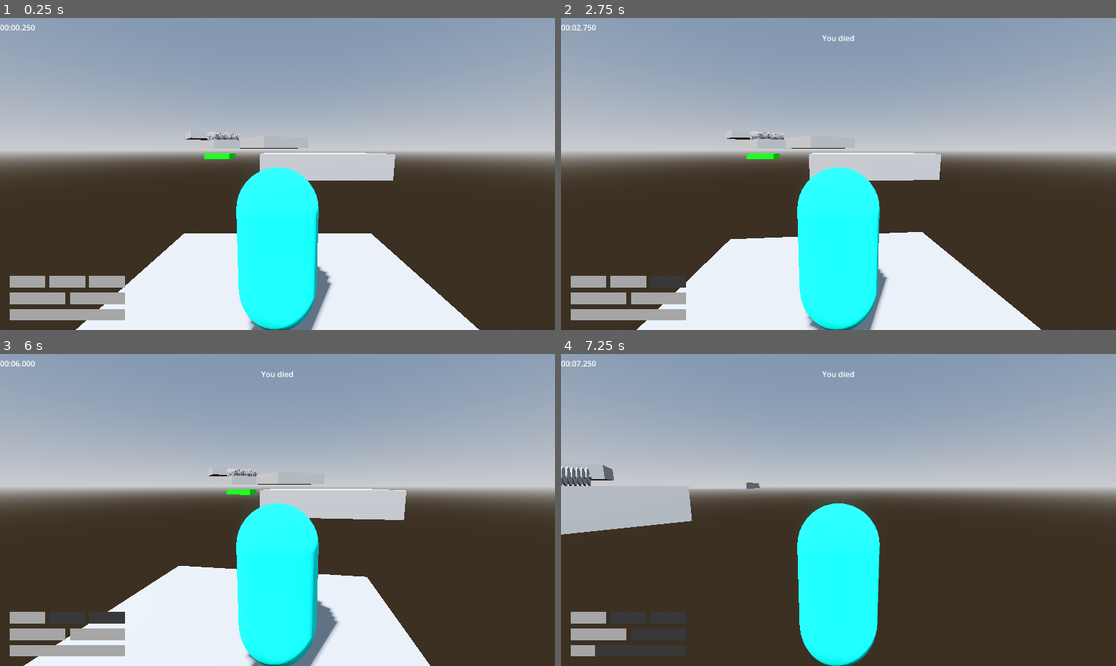
Above: before the commit, frames 1-4 (two rows, left to right).
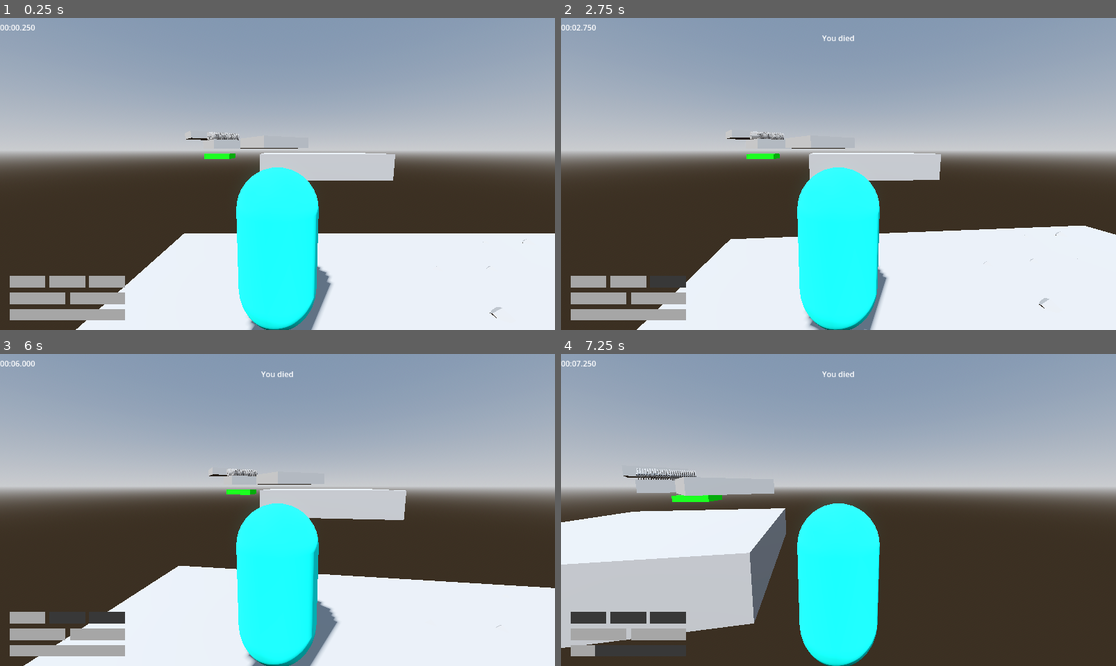
Above: after the commit, the same moments.

Repository: jpvds1/DDJD
Game: Godot game, scene res://scenes/levels/level_1.tscn
Two runs of this game, one before a commit and one after it. Both use one fixed random seed, a clock stepped at 60 frames per second and the inputs below.
Inputs (mouse positions are in pixels of both pictures, inside the frame that each line leads up to):
- Up to frame 1 (0.25 s): no input
- Up to frame 2 (2.75 s): tap Enter at 0.5 s; move the mouse to (866, 174) at 0.52 s; hold W (move_forwards) from 0.53 s (still down); tap Q (dash) at 0.6, 2.1 s; tap Space (jump) at 0.77, 1.52 s; move the mouse to (810, 174) at 1.27 s; tap Shift (sprint) at 1.35 s; move the mouse to (849, 167) at 2.02 s
- Up to frame 3 (6 s): move the mouse to (271, 516) at 2.77 s; tap Shift (sprint) at 2.85, 4.35, 5.85 s; tap Space (jump) at 3.02, 3.77, 4.52 s; move the mouse to (316, 513) at 3.52 s; tap Q (dash) at 3.6, 5.1 s; move the mouse to (233, 506) at 4.27 s; move the mouse to (283, 510) at 5.02 s; move the mouse to (255, 503) at 5.77 s; release W (move_forwards) at 5.78 s; hold D (move_right) from 5.78 s (still down)
- Up to frame 4 (7.25 s): tap Space (jump) at 6.02, 6.77 s; move the mouse to (866, 510) at 6.52 s; release D (move_right) at 6.53 s; hold W (move_forwards) from 6.53 s (still down); tap Q (dash) at 6.6 s

The runs differ from the first frame. In frame 1, 7.2% of the frame differs, in the area x 66-100%, y 69-100%; in frame 2, 7.9%; in frame 3, 7.4%; in frame 4, 17%, in the area x 0-41%, y 35-95%.

Commit message:
feat: Spike Trap

Diff:
--- /dev/null
+++ b/platformer-game/scenes/building_materials/spike_trap.tscn
@@ -0,0 +1,383 @@
+[gd_scene format=3 uid="uid://cyw8iqn0l8uak"]
+
+[ext_resource type="Script" uid="uid://bhhon1yl4wbed" path="res://scripts/systems/spikes.gd" id="1_7r28n"]
+[ext_resource type="PackedScene" uid="uid://dcgfprowomfpv" path="res://scenes/building_materials/killzone.tscn" id="2_yoovt"]
+
+[sub_resource type="Animation" id="Animation_gwvym"]
+tracks/0/type = "value"
+tracks/0/imported = false
+tracks/0/enabled = true
+tracks/0/path = NodePath("Spikes:position")
+tracks/0/interp = 1
+tracks/0/loop_wrap = true
+tracks/0/keys = {
+"times": PackedFloat32Array(0),
+"transitions": PackedFloat32Array(1),
+"update": 0,
+"values": [Vector3(0, -0.9, 0)]
+}
+tracks/1/type = "value"
+tracks/1/imported = false
+tracks/1/enabled = true
+tracks/1/path = NodePath("Killzone/CollisionShape3D:disabled")
+tracks/1/interp = 1
+tracks/1/loop_wrap = true
+tracks/1/keys = {
+"times": PackedFloat32Array(0),
+"transitions": PackedFloat32Array(1),
+"update": 1,
+"values": [true]
+}
+
+[sub_resource type="Animation" id="Animation_ip6ng"]
+resource_name = "hidden"
+tracks/0/type = "value"
+tracks/0/imported = false
+tracks/0/enabled = true
+tracks/0/path = NodePath("Spikes:position")
+tracks/0/interp = 1
+tracks/0/loop_wrap = true
+tracks/0/keys = {
+"times": PackedFloat32Array(0, 0.3),
+"transitions": PackedFloat32Array(1, 1),
+"update": 0,
+"values": [Vector3(0, 1, 0), Vector3(0, -0.9, 0)]
+}
+tracks/1/type = "value"
+tracks/1/imported = false
+tracks/1/enabled = true
+tracks/1/path = NodePath("Killzone/CollisionShape3D:disabled")
+tracks/1/interp = 1
+tracks/1/loop_wrap = true
+tracks/1/keys = {
+"times": PackedFloat32Array(0.3),
+"transitions": PackedFloat32Array(1),
+"update": 1,
+"values": [true]
+}
+
+[sub_resource type="Animation" id="Animation_28sxf"]
+resource_name = "out"
+length = 0.16666667
+tracks/0/type = "value"
+tracks/0/imported = false
+tracks/0/enabled = true
+tracks/0/path = NodePath("Spikes:position")
+tracks/0/interp = 1
+tracks/0/loop_wrap = true
+tracks/0/keys = {
+"times": PackedFloat32Array(0, 0.033333335),
+"transitions": PackedFloat32Array(1, 1),
+"update": 0,
+"values": [Vector3(0, -0.9, 0), Vector3(0, 1, 0)]
+}
+tracks/1/type = "value"
+tracks/1/imported = false
+tracks/1/enabled = true
+tracks/1/path = NodePath("Killzone/CollisionShape3D:disabled")
+tracks/1/interp = 1
+tracks/1/loop_wrap = true
+tracks/1/keys = {
+"times": PackedFloat32Array(0.033333335),
+"transitions": PackedFloat32Array(1),
+"update": 1,
+"values": [false]
+}
+
+[sub_resource type="AnimationLibrary" id="AnimationLibrary_o3rhm"]
+_data = {
+&"RESET": SubResource("Animation_gwvym"),
+&"hidden": SubResource("Animation_ip6ng"),
+&"out": SubResource("Animation_28sxf")
+}
+
+[sub_resource type="BoxShape3D" id="BoxShape3D_5kh0s"]
+size = Vector3(4.3356934, 2.2653809, 4.4091797)
+
+[sub_resource type="BoxShape3D" id="BoxShape3D_8vay1"]
+size = Vector3(5, 3, 5)
+
+[node name="SpikeTrap" type="Node3D" unique_id=1853223367]
+script = ExtResource("1_7r28n")
+
+[node name="CSGBox3D" type="CSGBox3D" parent="." unique_id=1815558821]
+transform = Transform3D(1, 0, 0, 0, 1, 0, 0, 0, 1, 0, -0.025, 0)
+size = Vector3(5, 0.05, 5)
+
+[node name="Spikes" type="CSGCombiner3D" parent="." unique_id=618709660]
+transform = Transform3D(1, 0, 0, 0, 1, 0, 0, 0, 1, 0, -0.9, 0)
+
+[node name="Spike" type="CSGCombiner3D" parent="Spikes" unique_id=1276575822]
+transform = Transform3D(1, 0, 0, 0, 1, 0, 0, 0, 1, 0, -0.15980995, 0)
+
+[node name="CSGCylinder3D" type="CSGCylinder3D" parent="Spikes/Spike" unique_id=1627233587]
+radius = 0.05
+
+[node name="CSGBox3D2" type="CSGBox3D" parent="Spikes/Spike" unique_id=1968047652]
+transform = Transform3D(0.40177774, -0.8129748, -0.42148104, 0.5820452, 0.5820452, -0.5678436, 0.7069637, -0.017174121, 0.70704097, 0, 1, 0)
+size = Vector3(0.15, 0.15, 0.15)
+
+[node name="Spike22" type="CSGCombiner3D" parent="Spikes" unique_id=533173729]
+transform = Transform3D(1, 0, 0, 0, 1, 0, 0, 0, 1, 1, -0.28637743, 0)
+
+[node name="CSGCylinder3D" type="CSGCylinder3D" parent="Spikes/Spike22" unique_id=1534019833]
+radius = 0.05
+
+[node name="CSGBox3D2" type="CSGBox3D" parent="Spikes/Spike22" unique_id=1016499095]
+transform = Transform3D(0.40177774, -0.8129748, -0.42148104, 0.5820452, 0.5820452, -0.5678436, 0.7069637, -0.017174121, 0.70704097, 0, 1, 0)
+size = Vector3(0.15, 0.15, 0.15)
+
+[node name="Spike23" type="CSGCombiner3D" parent="Spikes" unique_id=944384829]
+transform = Transform3D(1, 0, 0, 0, 1, 0, 0, 0, 1, 2, -0.10345185, 0)
+
+[node name="CSGCylinder3D" type="CSGCylinder3D" parent="Spikes/Spike23" unique_id=1052182215]
+radius = 0.05
+
+[node name="CSGBox3D2" type="CSGBox3D" parent="Spikes/Spike23" unique_id=1941406819]
+transform = Transform3D(0.40177774, -0.8129748, -0.42148104, 0.5820452, 0.5820452, -0.5678436, 0.7069637, -0.017174121, 0.70704097, 0, 1, 0)
+size = Vector3(0.15, 0.15, 0.15)
+
+[node name="Spike24" type="CSGCombiner3D" parent="Spikes" unique_id=1643220386]
+transform = Transform3D(1, 0, 0, 0, 1, 0, 0, 0, 1, -1, -0.363809, 0)
+
+[node name="CSGCylinder3D" type="CSGCylinder3D" parent="Spikes/Spike24" unique_id=195515746]
+radius = 0.05
+
+[node name="CSGBox3D2" type="CSGBox3D" parent="Spikes/Spike24" unique_id=1203444088]
+transform = Transform3D(0.40177774, -0.8129748, -0.42148104, 0.5820452, 0.5820452, -0.5678436, 0.7069637, -0.017174121, 0.70704097, 0, 1, 0)
+size = Vector3(0.15, 0.15, 0.15)
+
+[node name="Spike25" type="CSGCombiner3D" parent="Spikes" unique_id=1869253195]
+transform = Transform3D(1, 0, 0, 0, 1, 0, 0, 0, 1, -2, -0.3656671, 0)
+
+[node name="CSGCylinder3D" type="CSGCylinder3D" parent="Spikes/Spike25" unique_id=1607648659]
+radius = 0.05
+
+[node name="CSGBox3D2" type="CSGBox3D" parent="Spikes/Spike25" unique_id=387531258]
+transform = Transform3D(0.40177774, -0.8129748, -0.42148104, 0.5820452, 0.5820452, -0.5678436, 0.7069637, -0.017174121, 0.70704097, 0, 1, 0)
+size = Vector3(0.15, 0.15, 0.15)
+
+[node name="Spike2" type="CSGCombiner3D" parent="Spikes" unique_id=650740657]
+transform = Transform3D(1, 0, 0, 0, 1, 0, 0, 0, 1, 0, -0.21958351, 1)
+
+[node name="CSGCylinder3D" type="CSGCylinder3D" parent="Spikes/Spike2" unique_id=833663505]
+radius = 0.05
+
+[node name="CSGBox3D2" type="CSGBox3D" parent="Spikes/Spike2" unique_id=762731506]
+transform = Transform3D(0.40177774, -0.8129748, -0.42148104, 0.5820452, 0.5820452, -0.5678436, 0.7069637, -0.017174121, 0.70704097, 0, 1, 0)
+size = Vector3(0.15, 0.15, 0.15)
+
+[node name="Spike18" type="CSGCombiner3D" parent="Spikes" unique_id=2062329083]
+transform = Transform3D(1, 0, 0, 0, 1, 0, 0, 0, 1, 1, -0.1625042, 1)
+
+[node name="CSGCylinder3D" type="CSGCylinder3D" parent="Spikes/Spike18" unique_id=903187702]
+radius = 0.05
+
+[node name="CSGBox3D2" type="CSGBox3D" parent="Spikes/Spike18" unique_id=528257618]
+transform = Transform3D(0.40177774, -0.8129748, -0.42148104, 0.5820452, 0.5820452, -0.5678436, 0.7069637, -0.017174121, 0.70704097, 0, 1, 0)
+size = Vector3(0.15, 0.15, 0.15)
+
+[node name="Spike19" type="CSGCombiner3D" parent="Spikes" unique_id=2107721191]
+transform = Transform3D(1, 0, 0, 0, 1, 0, 0, 0, 1, 2, -0.16391873, 1)
+
+[node name="CSGCylinder3D" type="CSGCylinder3D" parent="Spikes/Spike19" unique_id=248704205]
+radius = 0.05
+
+[node name="CSGBox3D2" type="CSGBox3D" parent="Spikes/Spike19" unique_id=1901068807]
+transform = Transform3D(0.40177774, -0.8129748, -0.42148104, 0.5820452, 0.5820452, -0.5678436, 0.7069637, -0.017174121, 0.70704097, 0, 1, 0)
+size = Vector3(0.15, 0.15, 0.15)
+
+[node name="Spike20" type="CSGCombiner3D" parent="Spikes" unique_id=1987423633]
+transform = Transform3D(1, 0, 0, 0, 1, 0, 0, 0, 1, -1, -0.30887604, 1)
+
+[node name="CSGCylinder3D" type="CSGCylinder3D" parent="Spikes/Spike20" unique_id=170211112]
+radius = 0.05
+
+[node name="CSGBox3D2" type="CSGBox3D" parent="Spikes/Spike20" unique_id=674459574]
+transform = Transform3D(0.40177774, -0.8129748, -0.42148104, 0.5820452, 0.5820452, -0.5678436, 0.7069637, -0.017174121, 0.70704097, 0, 1, 0)
+size = Vector3(0.15, 0.15, 0.15)
+
+[node name="Spike21" type="CSGCombiner3D" parent="Spikes" unique_id=77659798]
+transform = Transform3D(1, 0, 0, 0, 1, 0, 0, 0, 1, -2, -0.115429044, 1)
+
+[node name="CSGCylinder3D" type="CSGCylinder3D" parent="Spikes/Spike21" unique_id=477953337]
+radius = 0.05
+
+[node name="CSGBox3D2" type="CSGBox3D" parent="Spikes/Spike21" unique_id=3703550]
+transform = Transform3D(0.40177774, -0.8129748, -0.42148104, 0.5820452, 0.5820452, -0.5678436, 0.7069637, -0.017174121, 0.70704097, 0, 1, 0)
+size = Vector3(0.15, 0.15, 0.15)
+
+[node name="Spike3" type="CSGCombiner3D" parent="Spikes" unique_id=1336720588]
+transform = Transform3D(1, 0, 0, 0, 1, 0, 0, 0, 1, 0, -0.17662156, 2)
+
+[node name="CSGCylinder3D" type="CSGCylinder3D" parent="Spikes/Spike3" unique_id=495427885]
+radius = 0.05
+
+[node name="CSGBox3D2" type="CSGBox3D" parent="Spikes/Spike3" unique_id=1812072300]
+transform = Transform3D(0.40177774, -0.8129748, -0.42148104, 0.5820452, 0.5820452, -0.5678436, 0.7069637, -0.017174121, 0.70704097, 0, 1, 0)
+size = Vector3(0.15, 0.15, 0.15)
+
+[node name="Spike14" type="CSGCombiner3D" parent="Spikes" unique_id=917667891]
+transform = Transform3D(1, 0, 0, 0, 1, 0, 0, 0, 1, 1, -0.29075575, 2)
+
+[node name="CSGCylinder3D" type="CSGCylinder3D" parent="Spikes/Spike14" unique_id=499315808]
+radius = 0.05
+
+[node name="CSGBox3D2" type="CSGBox3D" parent="Spikes/Spike14" unique_id=608694765]
+transform = Transform3D(0.40177774, -0.8129748, -0.42148104, 0.5820452, 0.5820452, -0.5678436, 0.7069637, -0.017174121, 0.70704097, 0, 1, 0)
+size = Vector3(0.15, 0.15, 0.15)
+
+[node name="Spike15" type="CSGCombiner3D" parent="Spikes" unique_id=1732403017]
+transform = Transform3D(1, 0, 0, 0, 1, 0, 0, 0, 1, 2, -0.28974032, 2)
+
+[node name="CSGCylinder3D" type="CSGCylinder3D" parent="Spikes/Spike15" unique_id=1974243696]
+radius = 0.05
+
+[node name="CSGBox3D2" type="CSGBox3D" parent="Spikes/Spike15" unique_id=391066402]
+transform = Transform3D(0.40177774, -0.8129748, -0.42148104, 0.5820452, 0.5820452, -0.5678436, 0.7069637, -0.017174121, 0.70704097, 0, 1, 0)
+size = Vector3(0.15, 0.15, 0.15)
+
+[node name="Spike16" type="CSGCombiner3D" parent="Spikes" unique_id=1574536271]
+transform = Transform3D(1, 0, 0, 0, 1, 0, 0, 0, 1, -1, -0.1283133, 2)
+
+[node name="CSGCylinder3D" type="CSGCylinder3D" parent="Spikes/Spike16" unique_id=1631121801]
+radius = 0.05
+
+[node name="CSGBox3D2" type="CSGBox3D" parent="Spikes/Spike16" unique_id=181261503]
+transform = Transform3D(0.40177774, -0.8129748, -0.42148104, 0.5820452, 0.5820452, -0.5678436, 0.7069637, -0.017174121, 0.70704097, 0, 1, 0)
+size = Vector3(0.15, 0.15, 0.15)
+
+[node name="Spike17" type="CSGCombiner3D" parent="Spikes" unique_id=2041717018]
+transform = Transform3D(1, 0, 0, 0, 1, 0, 0, 0, 1, -2, -0.3401506, 2)
+
+[node name="CSGCylinder3D" type="CSGCylinder3D" parent="Spikes/Spike17" unique_id=1369262609]
+radius = 0.05
+
+[node name="CSGBox3D2" type="CSGBox3D" parent="Spikes/Spike17" unique_id=993861167]
+transform = Transform3D(0.40177774, -0.8129748, -0.42148104, 0.5820452, 0.5820452, -0.5678436, 0.7069637, -0.017174121, 0.70704097, 0, 1, 0)
+size = Vector3(0.15, 0.15, 0.15)
+
+[node name="Spike4" type="CSGCombiner3D" parent="Spikes" unique_id=1884493195]
+transform = Transform3D(1, 0, 0, 0, 1, 0, 0, 0, 1, 0, -0.11307907, -1)
+
+[node name="CSGCylinder3D" type="CSGCylinder3D" parent="Spikes/Spike4" unique_id=1889808710]
+radius = 0.05
+
+[node name="CSGBox3D2" type="CSGBox3D" parent="Spikes/Spike4" unique_id=841355935]
+transform = Transform3D(0.40177774, -0.8129748, -0.42148104, 0.5820452, 0.5820452, -0.5678436, 0.7069637, -0.017174121, 0.70704097, 0, 1, 0)
+size = Vector3(0.15, 0.15, 0.15)
+
+[node name="Spike10" type="CSGCombiner3D" parent="Spikes" unique_id=62070884]
+transform = Transform3D(1, 0, 0, 0, 1, 0, 0, 0, 1, 1, -0.27845776, -1)
+
+[node name="CSGCylinder3D" type="CSGCylinder3D" parent="Spikes/Spike10" unique_id=667354739]
+radius = 0.05
+
+[node name="CSGBox3D2" type="CSGBox3D" parent="Spikes/Spike10" unique_id=1769547440]
+transform = Transform3D(0.40177774, -0.8129748, -0.42148104, 0.5820452, 0.5820452, -0.5678436, 0.7069637, -0.017174121, 0.70704097, 0, 1, 0)
+size = Vector3(0.15, 0.15, 0.15)
+
+[node name="Spike11" type="CSGCombiner3D" parent="Spikes" unique_id=1880308865]
+transform = Transform3D(1, 0, 0, 0, 1, 0, 0, 0, 1, 2, -0.290545, -1)
+
+[node name="CSGCylinder3D" type="CSGCylinder3D" parent="Spikes/Spike11" unique_id=284226196]
+radius = 0.05
+
+[node name="CSGBox3D2" type="CSGBox3D" parent="Spikes/Spike11" unique_id=1771072355]
+transform = Transform3D(0.40177774, -0.8129748, -0.42148104, 0.5820452, 0.5820452, -0.5678436, 0.7069637, -0.017174121, 0.70704097, 0, 1, 0)
+size = Vector3(0.15, 0.15, 0.15)
+
+[node name="Spike12" type="CSGCombiner3D" parent="Spikes" unique_id=1467276744]
+transform = Transform3D(1, 0, 0, 0, 1, 0, 0, 0, 1, -1, -0.16616488, -1)
+
+[node name="CSGCylinder3D" type="CSGCylinder3D" parent="Spikes/Spike12" unique_id=529884300]
+radius = 0.05
+
+[node name="CSGBox3D2" type="CSGBox3D" parent="Spikes/Spike12" unique_id=96694064]
+transform = Transform3D(0.40177774, -0.8129748, -0.42148104, 0.5820452, 0.5820452, -0.5678436, 0.7069637, -0.017174121, 0.70704097, 0, 1, 0)
+size = Vector3(0.15, 0.15, 0.15)
+
+[node name="Spike13" type="CSGCombiner3D" parent="Spikes" unique_id=1603353154]
+transform = Transform3D(1, 0, 0, 0, 1, 0, 0, 0, 1, -2, -0.47050762, -1)
+
+[node name="CSGCylinder3D" type="CSGCylinder3D" parent="Spikes/Spike13" unique_id=1815287058]
+radius = 0.05
+
+[node name="CSGBox3D2" type="CSGBox3D" parent="Spikes/Spike13" unique_id=1609846756]
+transform = Transform3D(0.40177774, -0.8129748, -0.42148104, 0.5820452, 0.5820452, -0.5678436, 0.7069637, -0.017174121, 0.70704097, 0, 1, 0)
+size = Vector3(0.15, 0.15, 0.15)
+
+[node name="Spike5" type="CSGCombiner3D" parent="Spikes" unique_id=1004330273]
+transform = Transform3D(1, 0, 0, 0, 1, 0, 0, 0, 1, 0, -0.32567334, -2)
+
+[node name="CSGCylinder3D" type="CSGCylinder3D" parent="Spikes/Spike5" unique_id=961551854]
+radius = 0.05
+
+[node name="CSGBox3D2" type="CSGBox3D" parent="Spikes/Spike5" unique_id=897348960]
+transform = Transform3D(0.40177774, -0.8129748, -0.42148104, 0.5820452, 0.5820452, -0.5678436, 0.7069637, -0.017174121, 0.70704097, 0, 1, 0)
+size = Vector3(0.15, 0.15, 0.15)
+
+[node name="Spike6" type="CSGCombiner3D" parent="Spikes" unique_id=977146708]
+transform = Transform3D(1, 0, 0, 0, 1, 0, 0, 0, 1, 1, -0.18041027, -2)
+
+[node name="CSGCylinder3D" type="CSGCylinder3D" parent="Spikes/Spike6" unique_id=1462650922]
+radius = 0.05
+
+[node name="CSGBox3D2" type="CSGBox3D" parent="Spikes/Spike6" unique_id=2096959957]
+transform = Transform3D(0.40177774, -0.8129748, -0.42148104, 0.5820452, 0.5820452, -0.5678436, 0.7069637, -0.017174121, 0.70704097, 0, 1, 0)
+size = Vector3(0.15, 0.15, 0.15)
+
+[node name="Spike7" type="CSGCombiner3D" parent="Spikes" unique_id=710760235]
+transform = Transform3D(1, 0, 0, 0, 1, 0, 0, 0, 1, 2, -0.13748324, -2)
+
+[node name="CSGCylinder3D" type="CSGCylinder3D" parent="Spikes/Spike7" unique_id=245208428]
+radius = 0.05
+
+[node name="CSGBox3D2" type="CSGBox3D" parent="Spikes/Spike7" unique_id=225040919]
+transform = Transform3D(0.40177774, -0.8129748, -0.42148104, 0.5820452, 0.5820452, -0.5678436, 0.7069637, -0.017174121, 0.70704097, 0, 1, 0)
+size = Vector3(0.15, 0.15, 0.15)
+
+[node name="Spike8" type="CSGCombiner3D" parent="Spikes" unique_id=2055965521]
+transform = Transform3D(1, 0, 0, 0, 1, 0, 0, 0, 1, -1, -0.17522562, -2)
+
+[node name="CSGCylinder3D" type="CSGCylinder3D" parent="Spikes/Spike8" unique_id=111044450]
+radius = 0.05
+
+[node name="CSGBox3D2" type="CSGBox3D" parent="Spikes/Spike8" unique_id=2146681897]
+transform = Transform3D(0.40177774, -0.8129748, -0.42148104, 0.5820452, 0.5820452, -0.5678436, 0.7069637, -0.017174121, 0.70704097, 0, 1, 0)
+size = Vector3(0.15, 0.15, 0.15)
+
+[node name="Spike9" type="CSGCombiner3D" parent="Spikes" unique_id=1563181571]
+transform = Transform3D(1, 0, 0, 0, 1, 0, 0, 0, 1, -2, -0.35909247, -2)
+
+[node name="CSGCylinder3D" type="CSGCylinder3D" parent="Spikes/Spike9" unique_id=1737579386]
+radius = 0.05
+
+[node name="CSGBox3D2" type="CSGBox3D" parent="Spikes/Spike9" unique_id=613914829]
+transform = Transform3D(0.40177774, -0.8129748, -0.42148104, 0.5820452, 0.5820452, -0.5678436, 0.7069637, -0.017174121, 0.70704097, 0, 1, 0)
+size = Vector3(0.15, 0.15, 0.15)
+
+[node name="AnimationPlayer" type="AnimationPlayer" parent="." unique_id=117813436]
+libraries/ = SubResource("AnimationLibrary_o3rhm")
+autoplay = &"RESET"
+
+[node name="Killzone" parent="." unique_id=767733067 instance=ExtResource("2_yoovt")]
+
+[node name="CollisionShape3D" parent="Killzone" index="0" unique_id=1440156319]
+transform = Transform3D(1, 0, 0, 0, 1, 0, 0, 0, 1, 0, 0.9044311, 0)
+shape = SubResource("BoxShape3D_5kh0s")
+disabled = true
+
+[node name="Area3D" type="Area3D" parent="." unique_id=6817124]
+
+[node name="CollisionShape3D" type="CollisionShape3D" parent="Area3D" unique_id=781619554]
+transform = Transform3D(1, 0, 0, 0, 1, 0, 0, 0, 1, 0, 1.5, 0)
+shape = SubResource("BoxShape3D_8vay1")
+
+[node name="RetractTimer" type="Timer" parent="." unique_id=843585029]
+wait_time = 5.0
+
+[connection signal="body_entered" from="Area3D" to="." method="_on_area_3d_body_entered"]
+[connection signal="timeout" from="RetractTimer" to="." method="_on_retract_timer_timeout"]
+
+[editable path="Killzone"]
--- a/platformer-game/scenes/levels/level_1.tscn
+++ b/platformer-game/scenes/levels/level_1.tscn
@@ -7,6 +7,7 @@
 [ext_resource type="PackedScene" uid="uid://dy8jnv2byaaoj" path="res://scenes/ui/main_UI.tscn" id="5_6761a"]
 [ext_resource type="PackedScene" uid="uid://bhr3nup1cprgt" path="res://scenes/building_materials/end_platform.tscn" id="5_sk5k4"]
 [ext_resource type="PackedScene" uid="uid://csjbg210nkp6l" path="res://scenes/building_materials/saw_group.tscn" id="7_oc4kc"]
+[ext_resource type="PackedScene" uid="uid://cyw8iqn0l8uak" path="res://scenes/building_materials/spike_trap.tscn" id="8_s8va5"]
 
 [sub_resource type="ProceduralSkyMaterial" id="ProceduralSkyMaterial_64t6i"]
 sky_horizon_color = Color(0.66224277, 0.6717428, 0.6867428, 1)
@@ -42,6 +43,11 @@
 [node name="CSGBox3D" type="CSGBox3D" parent="CSGCombiner3D" unique_id=378336243]
 use_collision = true
 size = Vector3(5, 1, 5)
+
+[node name="CSGBox3D3" type="CSGBox3D" parent="CSGCombiner3D" unique_id=1741406662]
+transform = Transform3D(1, 0, 0, 0, 1, 0, 0, 0, 1, -2.5, 0, -5)
+use_collision = true
+size = Vector3(10, 1, 5)
 
 [node name="CSGBox3D2" type="CSGBox3D" parent="CSGCombiner3D" unique_id=918577644]
 transform = Transform3D(1, 0, 0, 0, 1, 0, 0, 0, 1, -1.838047, 2.0639703, 7.1621585)
@@ -87,4 +93,7 @@
 [node name="SawGroup2" parent="." unique_id=572996546 instance=ExtResource("7_oc4kc")]
 transform = Transform3D(0.81275517, 0, 0.58260536, 0, 1, 0, -0.58260536, 0, 0.81275517, 6.081427, 4.4106293, 22.435177)
 
+[node name="SpikeTrap" parent="." unique_id=1853223367 instance=ExtResource("8_s8va5")]
+transform = Transform3D(1, 0, 0, 0, 1, 0, 0, 0, 1, -5, 0.5, 0)
+
 [editable path="Killzone"]
--- /dev/null
+++ b/platformer-game/scripts/systems/spikes.gd
@@ -0,0 +1,12 @@
+extends Node3D
+
+@onready var animation_player: AnimationPlayer = $AnimationPlayer
+@onready var retract_timer: Timer = $RetractTimer
+
+func _on_area_3d_body_entered(body: Node3D) -> void:
+	if body.is_in_group("player"):
+		animation_player.play("out")
+		retract_timer.start()
+
+func _on_retract_timer_timeout() -> void:
+	animation_player.play("hidden")
Not shown, added: platformer-game/scripts/systems/spikes.gd.uid
